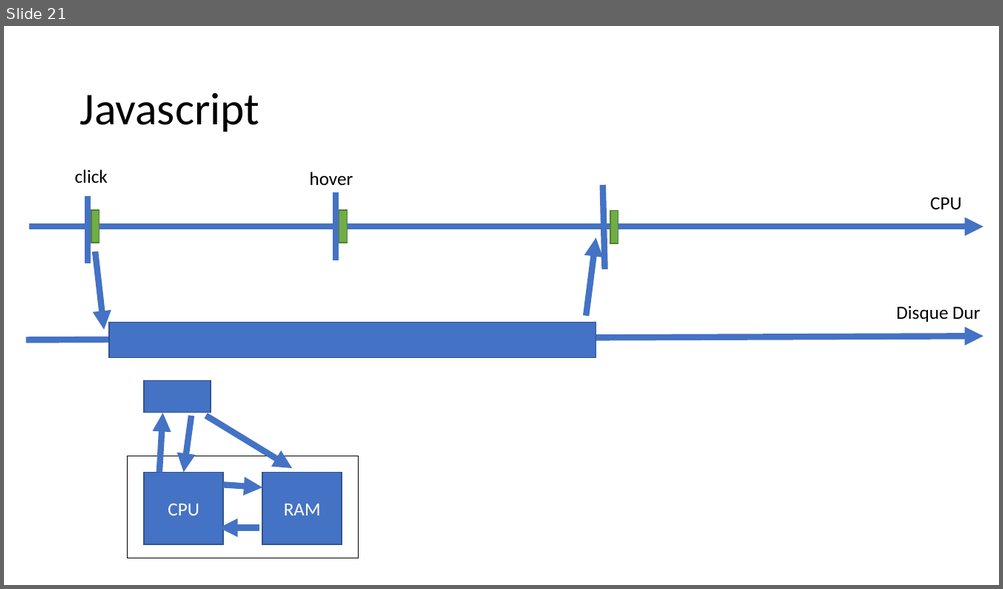
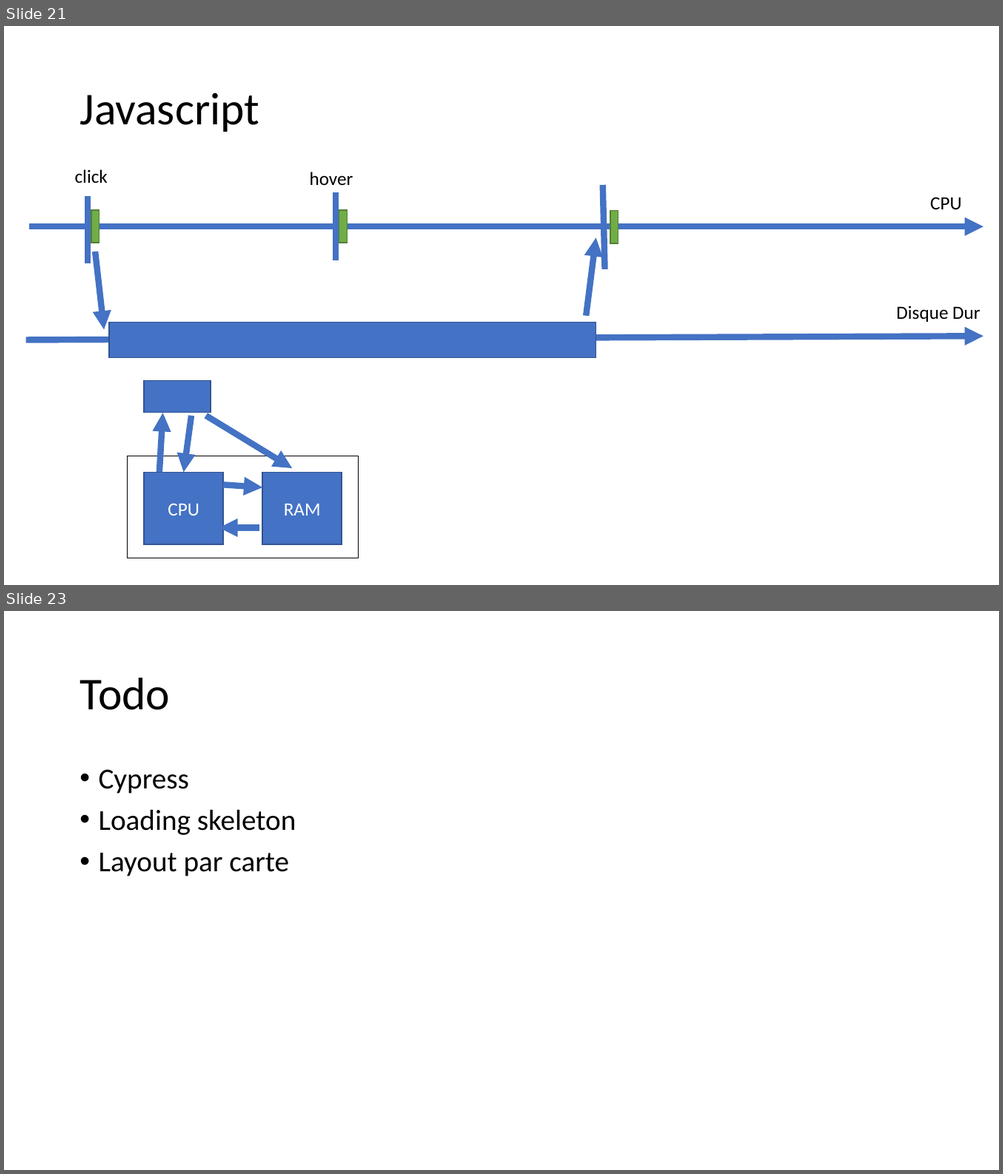
Before and after one commit to jlg-formation/tjs-nov-2021, a slide deck: notes.pptx. Shown one above the other, each under a label of ours: slide 21 before the commit, slides 21 and 23 after it; the slides between them are not shown. The pictures are 1003x589 and 1003x1174 pixels, drawn with LibreOffice and Linux fonts; fonts in the diff are those of the drawing. Boxes give left, top, right and bottom in pixels: in the first picture for what was removed or moved away, otherwise in the second. Text is boxed around its words. In the diff, an @@ line names an element or a change of style, - is before the commit and + after.

```diff
--- a/notes.pptx
+++ b/notes.pptx
@@ slide 23 added at (x1=4, y1=611, x2=999, y2=1170), background #FFFFFF @@
@@ title added at (x1=79, y1=678, x2=170, y2=710), 44 pt, text #000000 @@
+Todo
@@ text added at (x1=99, y1=769, x2=296, y2=877), 28 pt, text #000000 @@
+• Cypress
+• Loading skeleton
+• Layout par carte
```
Also in this commit, not shown: 3 slides changed.
